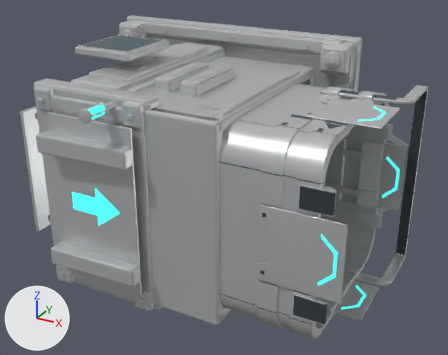
The OBJ model assets/models/SM_TeleporterItemOutput.obj: old version first, new version second.
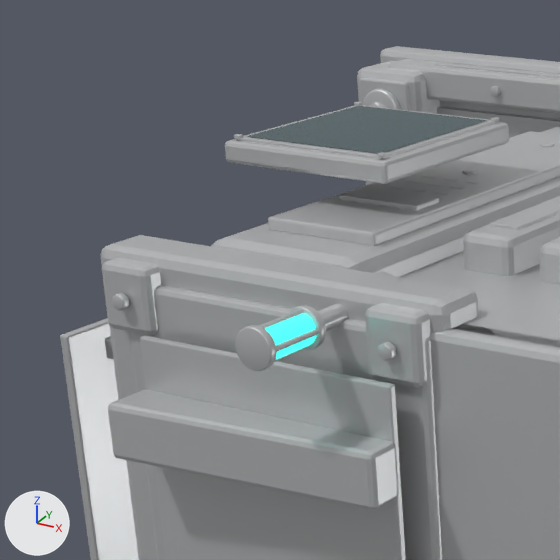
Each version is shown whole from a 50 mm camera at (374.0, -733.0, 284.0) aimed at (55.0, -154.0, -5.0), then close up on the part from 0% to 42% of the width and 0% to 53% of the height. The lights are fixed; the arrows at lower left show +X, +Y and +Z. The last two pictures show the newer version. Where no turn or scale is listed for an object, it has been applied to the vertices.

Names of what the first close-up shows: 'SM_TeleporterItemOutput'.
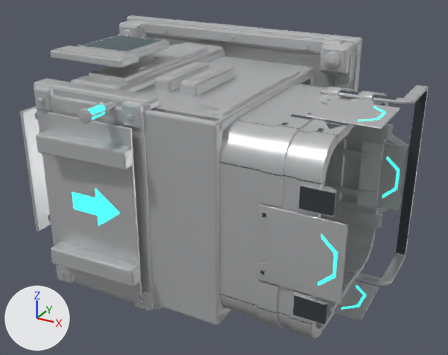
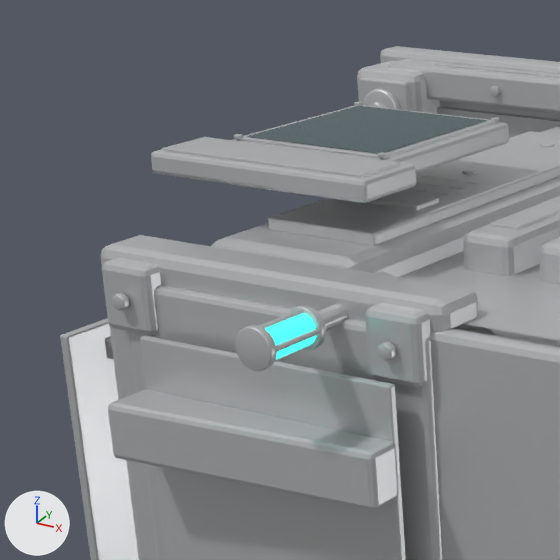
Changed parts and their boxes (x1, y1, x2, y2) in the close-ups (560 x 560 px):
part 1 of me_sm_teleporteritemoutput, added
    after: (151, 149, 417, 203)
part 2 of me_sm_teleporteritemoutput, added
    after: (162, 137, 400, 178)

The edits, one by one:
me_sm_teleporteritemoutput is used by ob_sm_teleporteritemoutput; location (0.0, 0.0, 0.0).
me_sm_teleporteritemoutput had 13316 vertices, 25278 faces, 13 loose edges and spanned x -180.0..253.0, y -323.0..0.0, z -146.0..146.0.
me_sm_teleporteritemoutput now has 13432 vertices, 25496 faces, 13 loose edges and spans x -180.0..253.0, y -323.0..0.0, z -146.0..146.0.
me_sm_teleporteritemoutput part 1: the loose piece of 56 vertices spanning x -91.0..-19.0, y -223.0..-145.0, z 136.0..144.0 is copied, and the copy is scaled about its middle by (1.31, 0.37, 1), then moved by (0.0, -50.0, 0.0); it spans x -102.0..-8.0, y -249.0..-219.0, z 136.0..144.0.
me_sm_teleporteritemoutput part 2: the loose piece of 56 vertices spanning x -88.0..-22.0, y -219.0..-148.0, z 143.0..145.0 is copied, and the copy is scaled about its middle by (1.34, 0.307, 0.7), then moved by (0.0, -51.0, 0.0); it spans x -98.0..-12.0, y -246.0..-224.0, z 144.0..145.0.
Other edits to the shape of me_sm_teleporteritemoutput do not show in these pictures.
